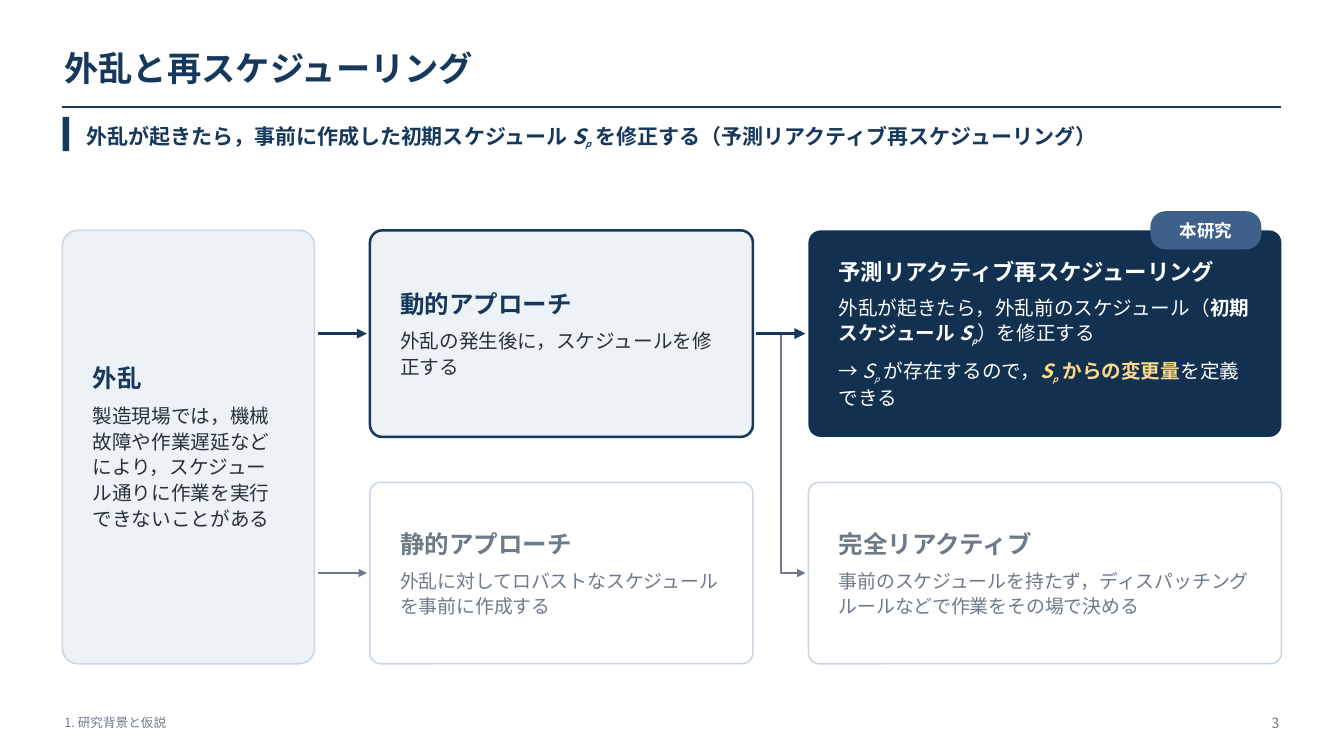
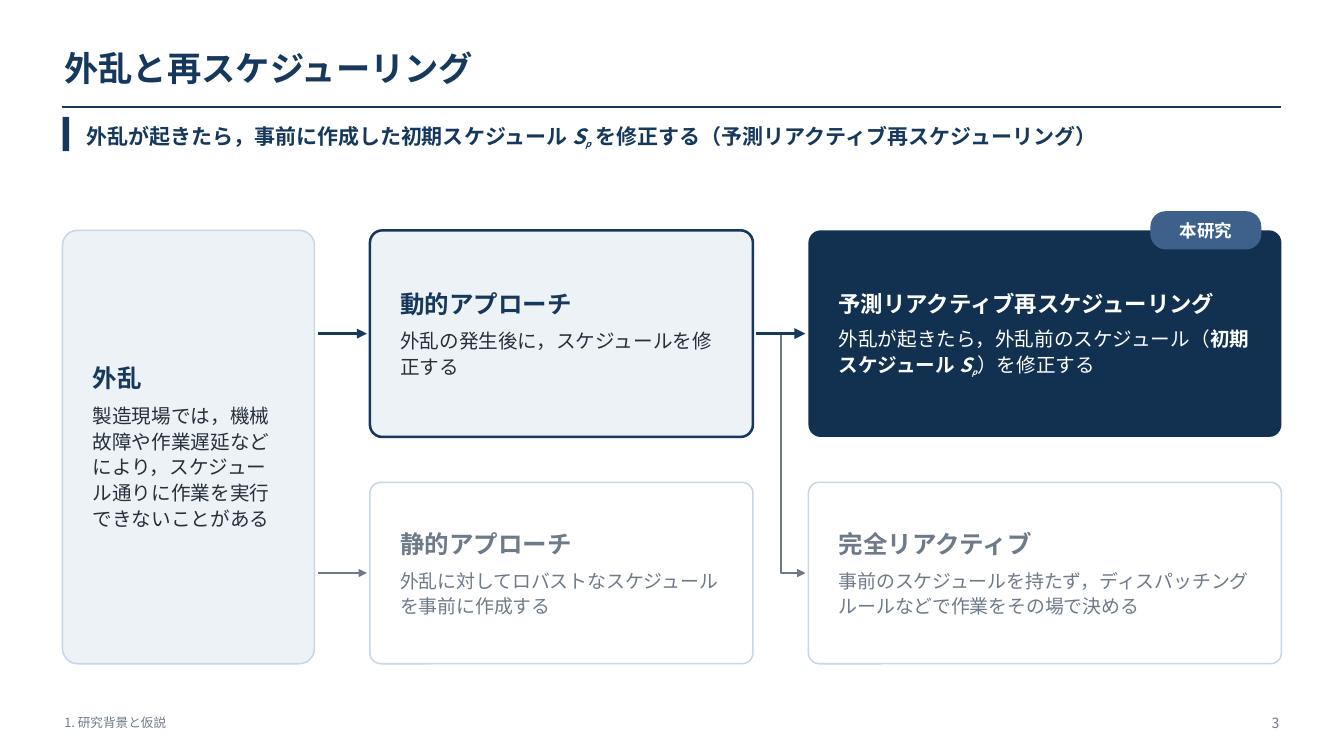
Before and after one commit to kitotakumi/stability_scheduling, a slide deck: slide 3 of doc/presentation_materials/JIMA2026fall_発表.pptx. Drawn at 1344x756 pixels with LibreOffice and Linux fonts; fonts in the diff are those of the drawing. Boxes give left, top, right and bottom in pixels: in the first picture for what was removed or moved away, otherwise in the second. Text is boxed around its words. In the diff, an @@ line names an element or a change of style, - is before the commit and + after.

```diff
--- a/doc/presentation_materials/JIMA2026fall_発表.pptx
+++ b/doc/presentation_materials/JIMA2026fall_発表.pptx
@@ text at [839,361,1239,406]: paragraph removed @@
-→ Sp が存在するので，Sp からの変更量を定義できる
```
Also in this commit, not shown: 3 other slides changed, 4 other files.
